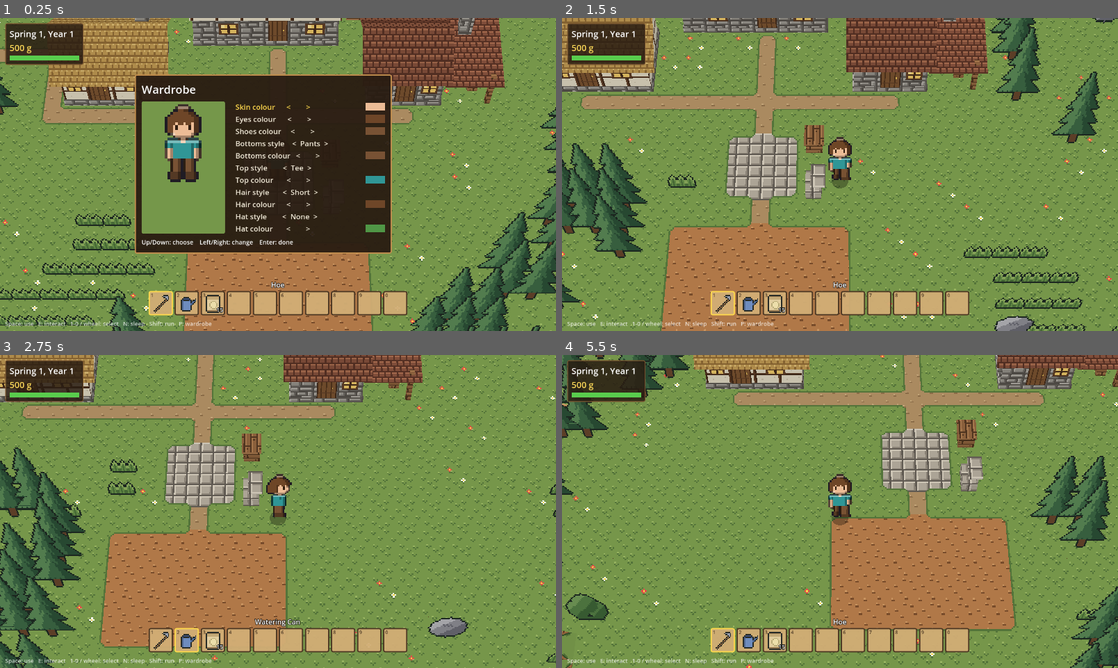
Above: before the commit, frames 1-4 (two rows, left to right).
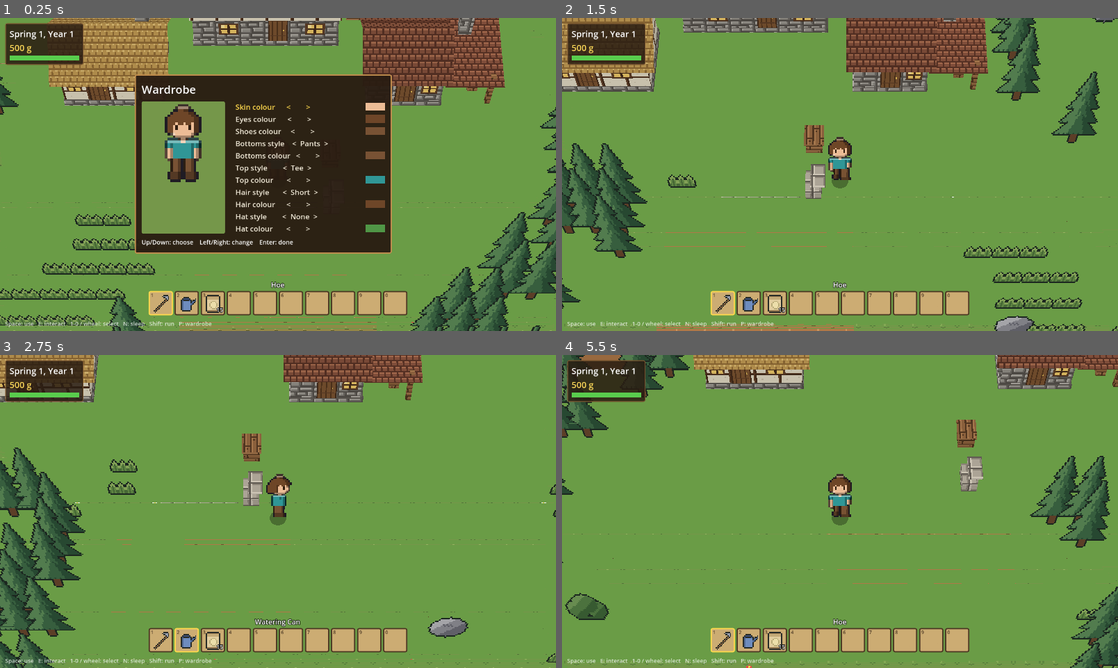
Above: after the commit, the same moments.

Repository: grimechristopher/procedural-game
Game: Godot game, scene res://scenes/main.tscn
Same seed, same stepped clock (60 frames per second), same inputs: the game is played once before the commit and once after it.
Inputs (mouse positions are in pixels of both pictures, inside the frame that each line leads up to):
- Up to frame 1 (0.25 s): no input
- Up to frame 2 (1.5 s): tap Enter (ui_accept) at 0.5, 0.77 s; move the mouse to (962, 158) at 0.52 s; hold D (move_right) 0.53-1.28 s; hold R (regenerate) 0.53-1.28 s; click (962, 158) at 0.67 s; tap Shift (run) at 0.8, 1.35 s; move the mouse to (728, 190) at 1.27 s; hold S (move_down) from 1.28 s (still down)
- Up to frame 3 (2.75 s): tap Enter (ui_accept) at 1.52 s; tap R (regenerate) at 1.55 s; move the mouse to (333, 442) at 2.02 s; release S (move_down) at 2.03 s; hold D (move_right) from 2.03 s (still down); hold Mouse wheel down (hotbar_next) from 2.03 s (still down); tap Shift (run) at 2.3 s
- Up to frame 4 (5.5 s): move the mouse to (812, 574) at 2.77 s; release D (move_right) at 2.78 s; release Mouse wheel down (hotbar_next) at 2.78 s; hold W (move_up) 2.78-3.53 s; tap Mouse wheel up (hotbar_prev) at 2.85 s; click (812, 574) at 2.92 s; tap Enter (ui_accept) at 3.02, 3.77, 4.52 s; tap R (regenerate) at 3.05, 4.35 s; move the mouse to (1006, 558) at 3.52 s; hold E (interact) 3.53-4.28 s; hold A (move_left) 3.53-5.03 s; tap Shift (run) at 3.8 s; move the mouse to (673, 464) at 4.27 s; move the mouse to (867, 511) at 5.02 s; hold S (move_down) from 5.03 s (still down); hold Shift (run) from 5.03 s (still down); click (867, 511) at 5.17 s

The runs differ from the first frame. In frame 1, 11% of the frame differs, in the area x 0-100%, y 0-100%; in frame 2, 22%; in frame 3, 24%; in frame 4, 25%.

Commit message:
Back to basics: archive the tiled terrain, plain-colour shapes from one rule
The textured terrain pieces are archived in archive/terrain-v1 (ignored by
Godot). TerrainShapes draws the ground from whole-block cell heights with
shared corner heights, so pieces always fit: a corner rises a block where a
cell touching it is a block higher, anything taller is a vertical wall, and
diagonal edges are split along the edge. Plain colours: grass only on flat
ground, brown slopes, grey walls, blue water.

Co-Authored-By: Claude Opus 5.5 <noreply@anthropic.com>
Claude-Session: https://claude.ai/code/session_01QBAyNdiLYtBbpQzeaWaTYf

Diff:
--- /dev/null
+++ b/scripts/terrain_shapes.gd
@@ -0,0 +1,218 @@
+class_name TerrainShapes
+extends RefCounted
+
+## The terrain's shapes, back to basics: plain colours, no textures, so the
+## shapes can be got right first.
+##
+## Every cell is a whole number of blocks high. The ground's surface is set
+## by heights at the cells' corners, which neighbouring cells share, so the
+## pieces always fit together. One rule makes every shape:
+##
+##   A cell's corner rises one block if a cell touching that corner is
+##   exactly one block higher.
+##
+## So a one-block step slopes down across the cell at its foot: straight
+## along an edge, an outer corner where only the diagonal cell is higher, an
+## inner corner where two sides are. Anything taller than a block is a
+## vertical wall. Grass only on flat ground.
+
+## Tiles the generator still keeps in the GridMap for movement, left undrawn
+## there because this draws the ground.
+const HIDDEN := [
+	GridWorld.Tile.FULL, GridWorld.Tile.FULL_DIRT, GridWorld.Tile.ROCK, GridWorld.Tile.HALF,
+	GridWorld.Tile.WEDGE, GridWorld.Tile.WEDGE_DIRT, GridWorld.Tile.HALF_WEDGE, GridWorld.Tile.UPPER_HALF_WEDGE,
+	GridWorld.Tile.HILL_RAMP, GridWorld.Tile.HALF_HILL_RAMP, GridWorld.Tile.UPPER_HALF_HILL_RAMP,
+]
+
+const GRASS := Color(0.45, 0.66, 0.30)
+const SLOPE := Color(0.62, 0.43, 0.26)
+const WALL := Color(0.55, 0.52, 0.48)
+const WATER := Color(0.25, 0.45, 0.80)
+## Where the water's surface sits, and the floor under it, in blocks.
+const WATER_LEVEL := -0.25
+const RIVER_BED := -1.0
+
+## The corners of a cell, NW, NE, SE, SW, as offsets from its NW corner.
+const CORNERS := [Vector2i(0, 0), Vector2i(1, 0), Vector2i(1, 1), Vector2i(0, 1)]
+
+var size: Vector2i
+var heights: PackedInt32Array  # blocks; -1 is water
+var verts := PackedVector3Array()
+var colors := PackedColorArray()
+
+
+## A mesh of the ground for heights in blocks (-1 for water), one per cell.
+static func build(heights_blocks: PackedInt32Array, map_size: Vector2i) -> MeshInstance3D:
+	var t := TerrainShapes.new()
+	t.size = map_size
+	t.heights = heights_blocks
+	t._run()
+	var arrays := []
+	arrays.resize(Mesh.ARRAY_MAX)
+	arrays[Mesh.ARRAY_VERTEX] = t.verts
+	arrays[Mesh.ARRAY_COLOR] = t.colors
+	var mesh := ArrayMesh.new()
+	if not t.verts.is_empty():
+		mesh.add_surface_from_arrays(Mesh.PRIMITIVE_TRIANGLES, arrays)
+	var mat := StandardMaterial3D.new()
+	mat.shading_mode = BaseMaterial3D.SHADING_MODE_UNSHADED
+	mat.vertex_color_use_as_albedo = true
+	mat.cull_mode = BaseMaterial3D.CULL_DISABLED
+	var node := MeshInstance3D.new()
+	node.name = "TerrainShapes"
+	node.mesh = mesh
+	node.material_override = mat
+	return node
+
+
+func height(c: Vector2i) -> int:
+	if c.x < 0 or c.y < 0 or c.x >= size.x or c.y >= size.y:
+		return -99
+	return heights[c.y * size.x + c.x]
+
+
+## The heights at a cell's four corners (NW, NE, SE, SW): its own height,
+## or a block higher where a cell touching that corner is a block higher.
+func corners(c: Vector2i) -> Array:
+	var h := height(c)
+	var out := []
+	for k in CORNERS:
+		var y := h
+		for o in [Vector2i(-1, -1), Vector2i(0, -1), Vector2i(-1, 0), Vector2i(0, 0)]:
+			if height(c + k + o) == h + 1:
+				y = h + 1
+		out.append(y)
+	return out
+
+
+func _run() -> void:
+	for z in size.y:
+		for x in size.x:
+			var c := Vector2i(x, z)
+			if height(c) < 0:
+				_water(c)
+			else:
+				_top(c)
+				_walls(c)
+
+
+## The ground's surface in cell c: two triangles over its corner heights.
+## Where one corner differs from the other three, it's split through that
+## corner, so an outer corner is a hip (both halves sloping) and an inner
+## corner a valley.
+func _top(c: Vector2i) -> void:
+	var ys := corners(c)
+	var p := []
+	for k in 4:
+		p.append(Vector3(c.x + CORNERS[k].x, ys[k], c.y + CORNERS[k].y))
+	var split_02 := true  # along NW-SE
+	for k in 4:
+		var others: Array = [ys[(k + 1) % 4], ys[(k + 2) % 4], ys[(k + 3) % 4]]
+		if others[0] == others[1] and others[1] == others[2] and ys[k] != others[0]:
+			# Through the odd corner (a hip or a valley), unless the cell is
+			# on a diagonal edge: then across it, so the slope runs straight
+			# along the diagonal.
+			split_02 = (k % 2 == 0) != _on_diagonal(c, k, ys[k] > others[0])
+	if split_02:
+		_tri(p[0], p[1], p[2])
+		_tri(p[0], p[2], p[3])
+	else:
+		_tri(p[0], p[1], p[3])
+		_tri(p[1], p[2], p[3])
+
+
+## Whether cell c, with one corner k unlike the others (raised, or the one
+## not raised), is part of a diagonal edge rather than a lone corner: on a
+## diagonal the cells either side of it toward k are the other kind of
+## corner piece (three corners raised beside a one-raised cell, and the
+## other way round); beside a lone corner they're straight slopes.
+func _on_diagonal(c: Vector2i, k: int, raised: bool) -> bool:
+	var dx := 1 if CORNERS[k].x == 1 else -1
+	var dz := 1 if CORNERS[k].y == 1 else -1
+	var want := 3 if raised else 1
+	for n in [c + Vector2i(dx, 0), c + Vector2i(0, dz)]:
+		if height(n) < 0 or _raised_corners(n) != want:
+			return false
+	return true
+
+
+func _raised_corners(c: Vector2i) -> int:
+	var h := height(c)
+	var n := 0
+	for y in corners(c):
+		if y > h:
+			n += 1
+	return n
+
+
+## Vertical walls on c's sides, down to wherever the ground beside it is
+## lower (another cell's edge, the river bed, or the map's edge).
+func _walls(c: Vector2i) -> void:
+	var ys := corners(c)
+	# Sides as pairs of corner indices, and the neighbour's matching corners.
+	var sides := [[Vector2i(0, -1), 0, 1, 3, 2], [Vector2i(1, 0), 1, 2, 0, 3],
+		[Vector2i(0, 1), 2, 3, 1, 0], [Vector2i(-1, 0), 3, 0, 2, 1]]
+	for side in sides:
+		var d: Vector2i = side[0]
+		var n := c + d
+		var hn := height(n)
+		var low_a: float
+		var low_b: float
+		if hn == -99:
+			low_a = 0.0
+			low_b = 0.0
+		elif hn < 0:
+			low_a = RIVER_BED
+			low_b = RIVER_BED
+		else:
+			var yn := corners(n)
+			low_a = yn[side[3]]
+			low_b = yn[side[4]]
+		var top_a: float = ys[side[1]]
+		var top_b: float = ys[side[2]]
+		if top_a <= low_a and top_b <= low_b:
+			continue
+		var a := Vector2(c + CORNERS[side[1]])
+		var b := Vector2(c + CORNERS[side[2]])
+		var pa := Vector3(a.x, top_a, a.y)
+		var pb := Vector3(b.x, top_b, b.y)
+		var qa := Vector3(a.x, minf(low_a, top_a), a.y)
+		var qb := Vector3(b.x, minf(low_b, top_b), b.y)
+		_wall(pa, pb, qb, qa, Vector3(d.x, 0, d.y))
+
+
+func _water(c: Vector2i) -> void:
+	var p := [Vector3(c.x, WATER_LEVEL, c.y), Vector3(c.x + 1, WATER_LEVEL, c.y),
+		Vector3(c.x + 1, WATER_LEVEL, c.y + 1), Vector3(c.x, WATER_LEVEL, c.y + 1)]
+	_add(p[0], p[1], p[2], WATER)
+	_add(p[0], p[2], p[3], WATER)
+
+
+## A ground triangle: grass if it's flat, slope colour if not, shaded by
+## which way it faces.
+func _tri(a: Vector3, b: Vector3, c: Vector3) -> void:
+	var flat := is_equal_approx(a.y, b.y) and is_equal_approx(b.y, c.y)
+	var col := GRASS if flat else SLOPE
+	_add(a, b, c, _shade(col, (b - a).cross(c - a)))
+
+
+func _wall(a: Vector3, b: Vector3, c: Vector3, d: Vector3, n: Vector3) -> void:
+	_add(a, b, c, _shade(WALL, n))
+	_add(a, c, d, _shade(WALL, n))
+
+
+## Brighter facing up and toward the camera (south), darker facing away.
+func _shade(col: Color, n: Vector3) -> Color:
+	if n.length() < 0.0001:
+		return col
+	n = n.normalized()
+	if n.y < -0.01:
+		n = -n  # ground triangles: whichever way they were wound, face up
+	var light := Vector3(-0.35, 1.0, 0.55).normalized()
+	var k := 0.55 + 0.45 * maxf(n.dot(light), 0.0)
+	return Color(col.r * k, col.g * k, col.b * k)
+
+
+func _add(a: Vector3, b: Vector3, c: Vector3, col: Color) -> void:
+	verts.append_array([a, b, c])
+	colors.append_array([col, col, col])
--- a/scripts/world.gd
+++ b/scripts/world.gd
@@ -280,7 +280,10 @@
 	_check_wedges(heights)
 	_bury_covered_blocks()
 	height_map = heights
-	_edges = TerrainMesh.build(self, heights, terrain)
+	var blocks := PackedInt32Array()
+	for h in heights:
+		blocks.append(-1 if h < 0 else h / 2)
+	_edges = TerrainShapes.build(blocks, map_size)
 	add_child(_edges)
 
 
@@ -2238,7 +2241,7 @@
 		lib.set_item_name(item[0], item[1])
 		lib.set_item_mesh(item[0], _build_mesh(item[2], item[3], mat))
 	if hide_terrain_blocks:
-		for tile in TerrainMesh.HIDDEN:
+		for tile in TerrainShapes.HIDDEN:
 			lib.set_item_mesh(tile, null)
 
 	var water_mat := ShaderMaterial.new()
Not shown, added: archive/.gdignore
Renamed: scripts/terrain_mesh.gd -> archive/terrain-v1/terrain_mesh.gd
Binary file added: archive/terrain-v1/tileset.png
Not shown, added: archive/terrain-v1/make_tileset.py
Not shown, added: archive/terrain-v1/terrain-rules.md
Not shown, changed: documentation/terrain/README.md
